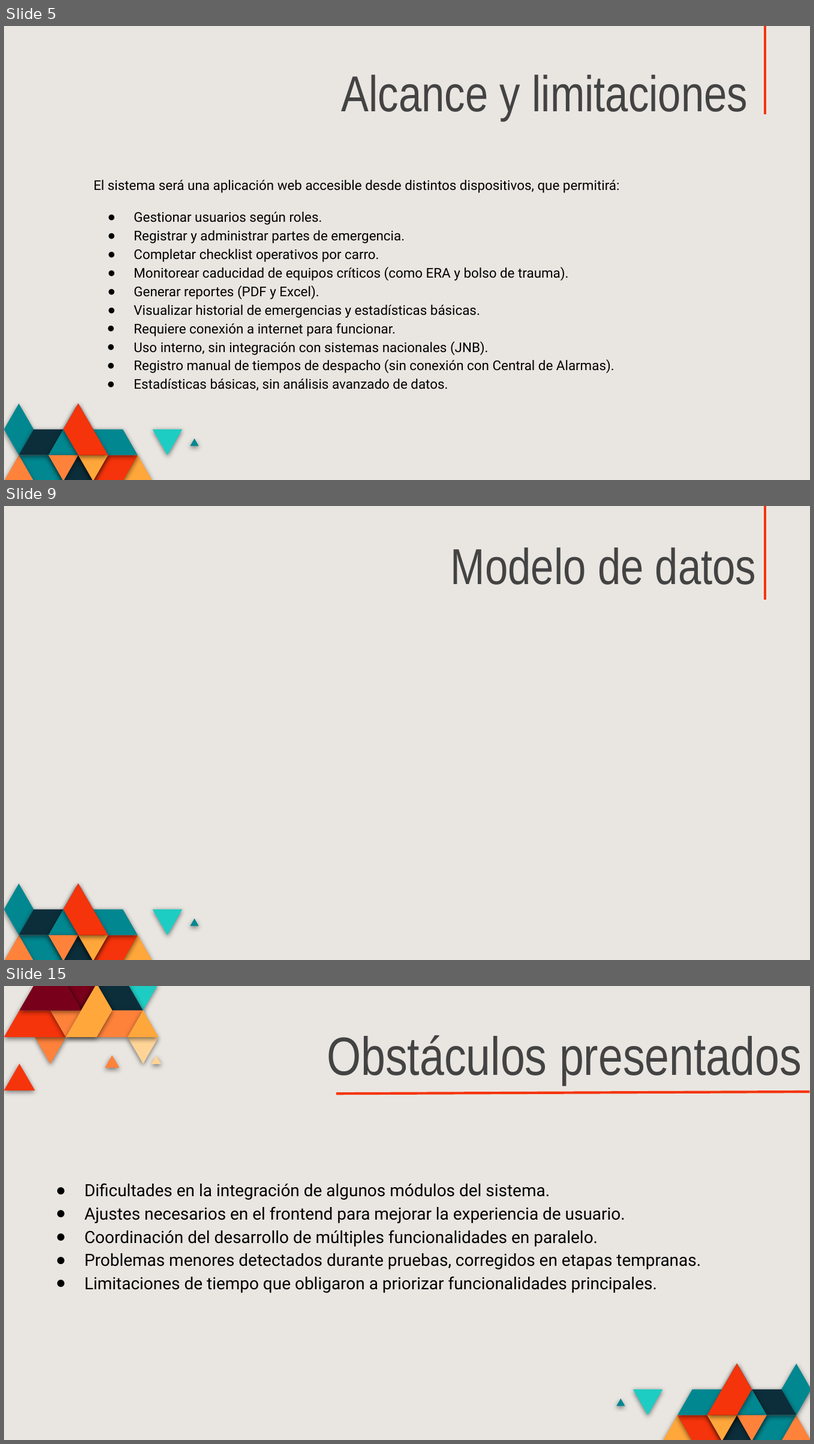
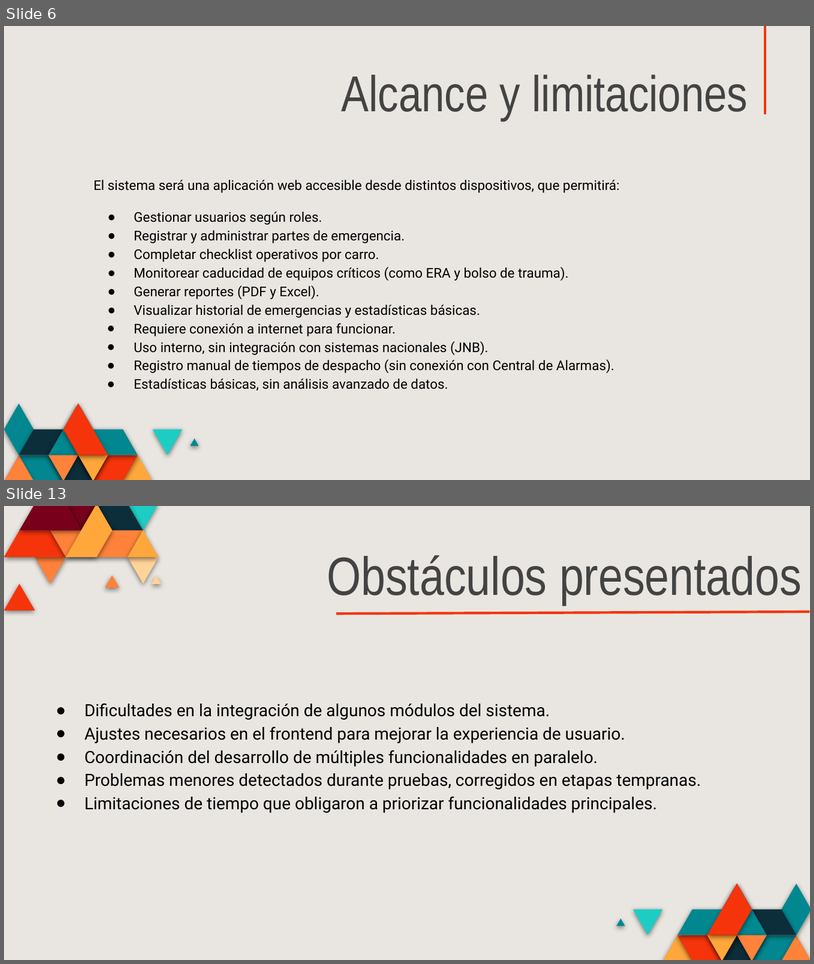
Before and after one commit to DiegoDLS-web/SIDEP, a slide deck: Fase 2/Evidencias Grupales/Presentación.pptx. Shown one above the other, each under a label of ours: slides 5, 9 and 15 before the commit, slides 6 and 13 after it; the slides between them are not shown. The pictures are 814x1444 and 814x964 pixels, drawn with LibreOffice and Linux fonts; fonts in the diff are those of the drawing; background and template pictures are left out. Boxes give left, top, right and bottom in pixels: in the first picture for what was removed or moved away, otherwise in the second. Text is boxed around its words. In the diff, an @@ line names an element or a change of style, - is before the commit and + after.

```diff
--- a/Fase 2/Evidencias Grupales/Presentación.pptx
+++ b/Fase 2/Evidencias Grupales/Presentación.pptx
@@ slide 9 removed at (x1=4, y1=506, x2=810, y2=960), background picture (left out); not listed: 19 template elements that a slide beside it also shows @@
@@ line removed from (765, 506) to (765, 600) @@
@@ title removed at (x1=451, y1=547, x2=757, y2=585) @@
-Modelo de datos
@@ what was slide 5 is now slide 6 @@
@@ what was slide 15 is now slide 13 @@
```
Also in this commit, not shown: 4 slides changed, 5 slides added, 6 other slides removed, 2 other files.
